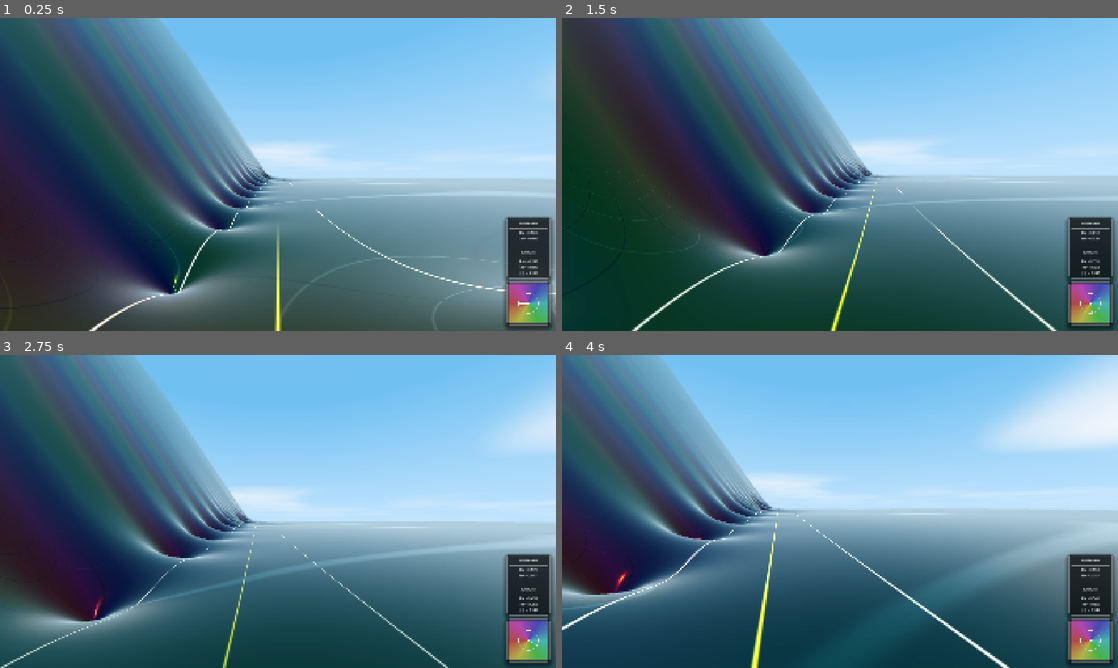
Above: before the commit, frames 1-4 (two rows, left to right).
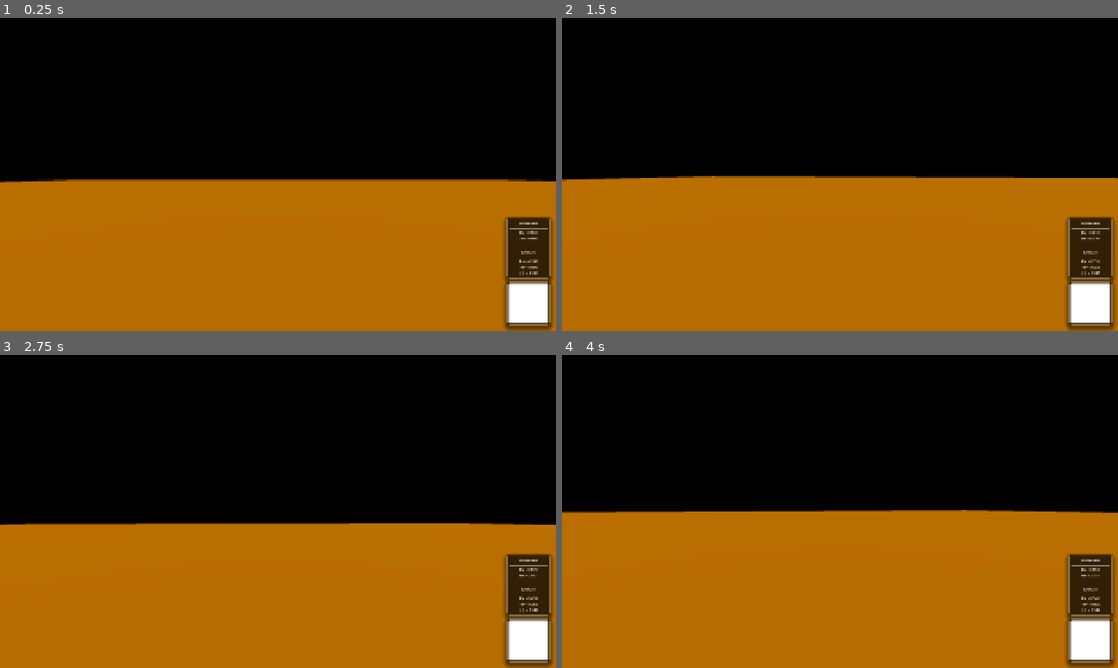
Above: after the commit, the same moments.

Repository: allanino/complex-functions-explorer
Game: Godot game, scene res://scenes/main.tscn
Two runs of this game, one before a commit and one after it. Both use one fixed random seed, a clock stepped at 60 frames per second and the inputs below.
Inputs (mouse positions are in pixels of both pictures, inside the frame that each line leads up to):
- Up to frame 1 (0.25 s): no input
- Up to frame 2 (1.5 s): tap Enter at 0.5 s; move the mouse to (867, 174) at 0.52 s; hold W (move_forward) from 0.53 s (still down); tap G at 0.6 s; tap Space at 0.77 s; move the mouse to (812, 174) at 1.27 s; tap N at 1.35 s
- Up to frame 3 (2.75 s): keep holding W (move_forward); tap Space at 1.52 s; move the mouse to (289, 505) at 2.02 s; tap C at 2.1 s
- Up to frame 4 (4 s): keep holding W (move_forward); move the mouse to (834, 517) at 2.77 s; tap Shift at 2.85 s; tap Space at 3.02, 3.77 s; move the mouse to (878, 514) at 3.52 s; hold Ctrl from 3.53 s (still down)

The runs differ from the first frame. In frame 1, 100% of the frame differs, in the area x 0-100%, y 0-100%; in frame 2, 100%; in frame 3, 100%; in frame 4, 100%.

Commit message:
Implement performance protection for shaders and scripts
- Added global `performance_protection_active` flag.
- Refactored audio safeguard to use `frame_time_ms` (delta * 1000).
- Implemented slow-frame detection (5 frames > 100ms) in WorldManager.
- Paused terrain generation and shader updates when protected.
- Updated Terrain, Sky, and HUD shaders to bypass heavy math and render simplified visuals when protected.
- Added HUD notification and reset logic in settings menu.

Co-authored-by: allanino <5325241+allanino@users.noreply.github.com>

Diff:
--- a/scripts/audio/spatial_audio.gd
+++ b/scripts/audio/spatial_audio.gd
@@ -143,6 +143,9 @@
 
 	_process_audio_toggles()
 
+	if Config.performance_protection_active:
+		is_suppressed = true
+
 	if playback == null:
 		var stream_player = $AudioStreamPlayer
 		if stream_player.playing:
--- a/scripts/hud.gd
+++ b/scripts/hud.gd
@@ -473,6 +473,7 @@
 	material.set_shader_parameter("current_f", f)
 	material.set_shader_parameter("color_scheme", Config.color_scheme)
 	material.set_shader_parameter("scale", current_scale)
+	material.set_shader_parameter("performance_protection_active", Config.performance_protection_active)
 
 	domain_label.text = "Re = %.3f\nIm = %.3f" % [x * 0.1, -z * 0.1]
 	target_label.text = "Re = %.3f\nIm = %.3f\n|f| = %.3f" % [f.x, f.y, f.length()]
--- a/scripts/world_manager.gd
+++ b/scripts/world_manager.gd
@@ -11,6 +11,7 @@
 var _lod_mesh_cache = {}
 var _last_player_chunk = Vector2i(9999, 9999)
 var slow_frame_counter: int = 0
+var _shaders_stopped: bool = false
 
 # We increase our chunks by this to make junctions more seamless
 # To test this, look at the right of zeta, the pole has a junction
@@ -46,7 +47,12 @@
 		slow_frame_counter = 0
 
 	if Config.performance_protection_active:
+		if not _shaders_stopped:
+			_apply_performance_protection(true)
 		return
+
+	if _shaders_stopped:
+		_apply_performance_protection(false)
 
 	var player_pos = player.global_position
 	var player_chunk_x = floor(player_pos.x / chunk_size)
@@ -206,10 +212,22 @@
 	plane.subdivide_depth = subdivisions
 	return plane
 
+func _apply_performance_protection(active: bool):
+	_shaders_stopped = active
+	for chunk in chunks.values():
+		if chunk.material_override:
+			chunk.material_override.set_shader_parameter("performance_protection_active", active)
+
+	if world_environment and world_environment.environment and world_environment.environment.sky:
+		var sky_mat = world_environment.environment.sky.sky_material as ShaderMaterial
+		if sky_mat:
+			sky_mat.set_shader_parameter("performance_protection_active", active)
+
 func _update_chunk_uniforms(chunk: MeshInstance3D):
 	if chunk.material_override:
 		var lod = chunk.get_meta("lod_level", 0)
 
+		chunk.material_override.set_shader_parameter("performance_protection_active", Config.performance_protection_active)
 		chunk.material_override.set_shader_parameter("lod_level", lod)
 		chunk.material_override.set_shader_parameter("color_scheme", Config.color_scheme)
 		chunk.material_override.set_shader_parameter("iterations", Config.iterations)
--- a/shaders/hud_complex_plane.gdshader
+++ b/shaders/hud_complex_plane.gdshader
@@ -3,6 +3,7 @@
 uniform vec2 current_f; // Current value of f(x,z)
 uniform int color_scheme = 0;
 uniform float scale = 2.0; // Current scale of the complex plane view
+uniform bool performance_protection_active = false;
 
 // Helper function to convert HSV to RGB
 vec3 hsv2rgb(vec3 c) {
@@ -19,6 +20,10 @@
 }
 
 void fragment() {
+    if (performance_protection_active) {
+        COLOR = vec4(0.01, 0.02, 0.03, 1.0);
+        return;
+    }
     // Map UV to complex plane [-scale, scale]
     // Invert Y so that positive imaginary values are at the top
     vec2 z = (vec2(UV.x, 1.0 - UV.y) - 0.5) * 2.0 * scale;
--- a/shaders/sky.gdshader
+++ b/shaders/sky.gdshader
@@ -5,6 +5,7 @@
 uniform vec3 cloud_color : source_color = vec3(1.0, 1.0, 1.0);
 uniform float golden_hour_factor = 0.0;
 uniform float night_factor = 0.0;
+uniform bool performance_protection_active = false;
 
 // Dave Hoskins' hash (2D to 1D)
 float hash(vec2 p) {
@@ -40,6 +41,10 @@
 }
 
 void sky() {
+    if (performance_protection_active) {
+        COLOR = vec3(0.01, 0.01, 0.02);
+        return;
+    }
     float eye_alt = EYEDIR.y;
 
     vec3 golden_hour_sky = vec3(0.1, 0.15, 0.3); // Deep blue/purple
--- a/shaders/terrain.gdshader
+++ b/shaders/terrain.gdshader
@@ -25,6 +25,15 @@
 
 void vertex() {
     vec3 local_pos = VERTEX;
+    if (performance_protection_active) {
+        VERTEX = local_pos;
+        world_pos = (MODEL_MATRIX * vec4(local_pos, 1.0)).xyz;
+        v_normal = vec3(0.0, 1.0, 0.0);
+        NORMAL = (MODEL_NORMAL_MATRIX * v_normal);
+        v_nan = 0.0;
+        field_val = vec2(0.0);
+        return;
+    }
     vec3 world_v_pos = (MODEL_MATRIX * vec4(local_pos, 1.0)).xyz;
 
     FieldData fd = get_field_with_derivatives(world_v_pos.x, world_v_pos.z);
@@ -91,6 +100,12 @@
 }
 
 void fragment() {
+    if (performance_protection_active) {
+        ALBEDO = vec3(0.01, 0.02, 0.03);
+        ROUGHNESS = 1.0;
+        METALLIC = 0.0;
+        return;
+    }
     if (v_nan > 0.5) {
         ALBEDO = vec3(0.0);
 
Not shown, changed: shaders/field.gdshaderinc
